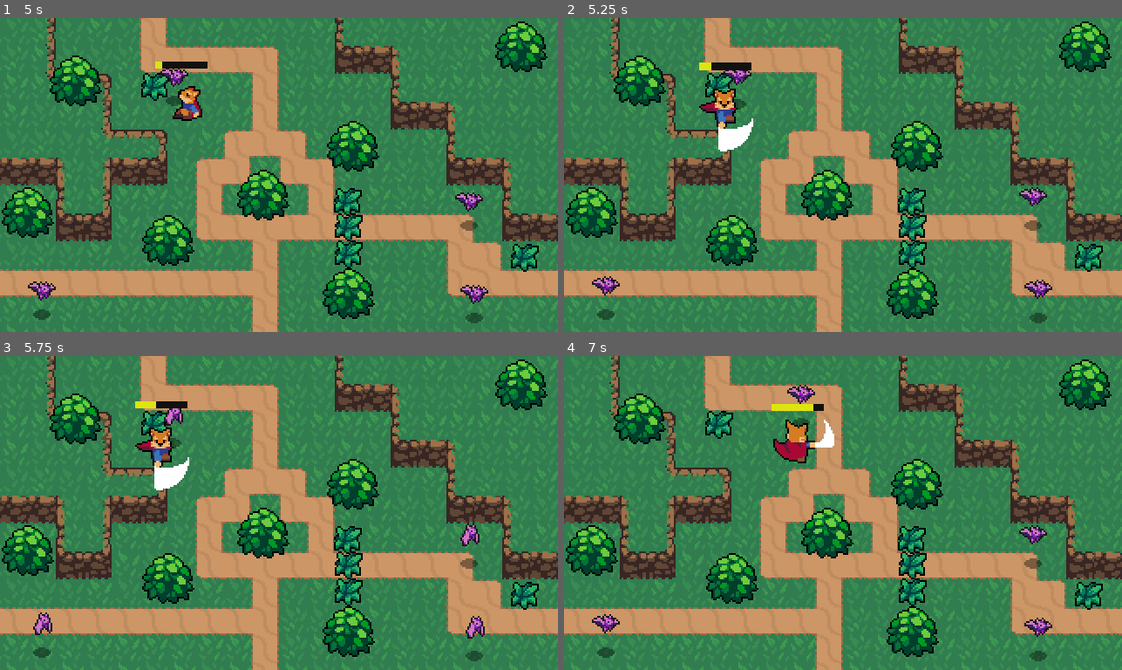
Above: before the commit, frames 1-4 (two rows, left to right).
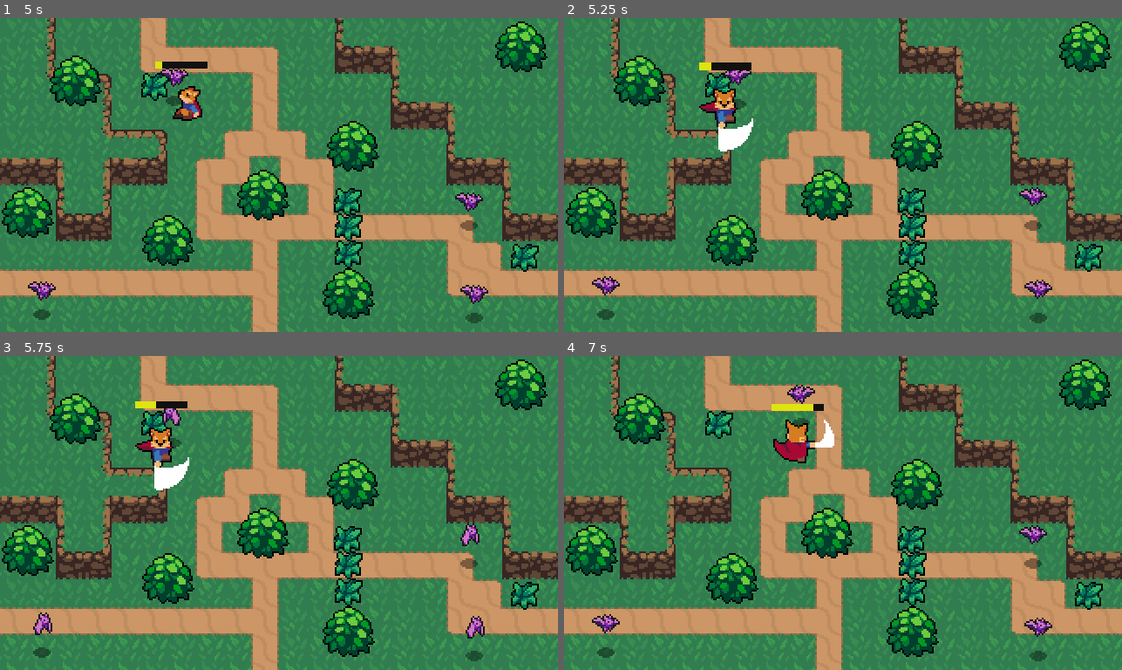
Above: after the commit, the same moments.

Repository: j-rodriguez99/Godot_ActionRPG
Game: Godot game, scene res://World.tscn
The game is run twice, just before and just after one commit, with the same random seed, the same clock (stepped at 60 frames per second) and the same inputs.
Inputs:
- Up to frame 1 (5 s): tap Enter (ui_accept) at 0.5, 0.77, 1.52, 3.02, 3.77, 4.52 s; hold D (Right) 0.53-1.28 s; hold F (Attack) 0.53-1.28 s; hold S (Down) 1.28-2.03 s; tap F (Attack) at 1.35, 2.85, 4.35 s; hold D (Right) 2.03-2.78 s; hold F (Attack) 2.03-2.78 s; hold W (Up) 2.78-3.53 s; hold F (Attack) 3.53-4.28 s; hold A (Left) from 3.53 s (still down)
- Up to frame 2 (5.25 s): release A (Left) at 5.03 s; hold S (Down) from 5.03 s (still down); hold F (Attack) from 5.03 s (still down)
- Up to frame 3 (5.75 s): keep holding S (Down); keep holding F (Attack)
- Up to frame 4 (7 s): release S (Down) at 5.78 s; release F (Attack) at 5.78 s; hold D (Right) 5.78-6.53 s; tap F (Attack) at 5.85 s; tap Enter (ui_accept) at 6.02, 6.77 s; hold W (Up) from 6.53 s (still down); hold F (Attack) from 6.53 s (still down)

Frame 1 is identical in both runs. In frame 2, 0.1% of the frame differs, in the area x 28-34%, y 16-22%; in frame 3, 0.2%, in the area x 29-33%, y 16-23%; in frame 4, 0.1%.

Commit message:
Bat now faces player when chasing him

Diff:
--- a/Bat.gd
+++ b/Bat.gd
@@ -3,6 +3,8 @@
 var knockback : Vector2 = Vector2(0,1)
 onready var stats : Node = $Stats
 const Bat_death_effect = preload("res://Effects/BatDeathEffect.tscn")
+
+onready var animated_sprite = $AnimatedSprite
 
 var player
 var player_direction
@@ -20,7 +22,6 @@
 }
 
 func _ready():
-	var animated_sprite = $AnimatedSprite
 	animated_sprite.playing = true
 
 func _physics_process(delta: float) -> void:
@@ -34,6 +35,7 @@
 			pass
 		CHASE:
 			player_direction = global_position.direction_to(player.global_position)
+			animated_sprite.flip_h = player.global_position.x < global_position.x
 			velocity = velocity.move_toward(MAX_SPEED * player_direction, delta * ACCELERATION)
 
 	velocity = move_and_slide(velocity)
